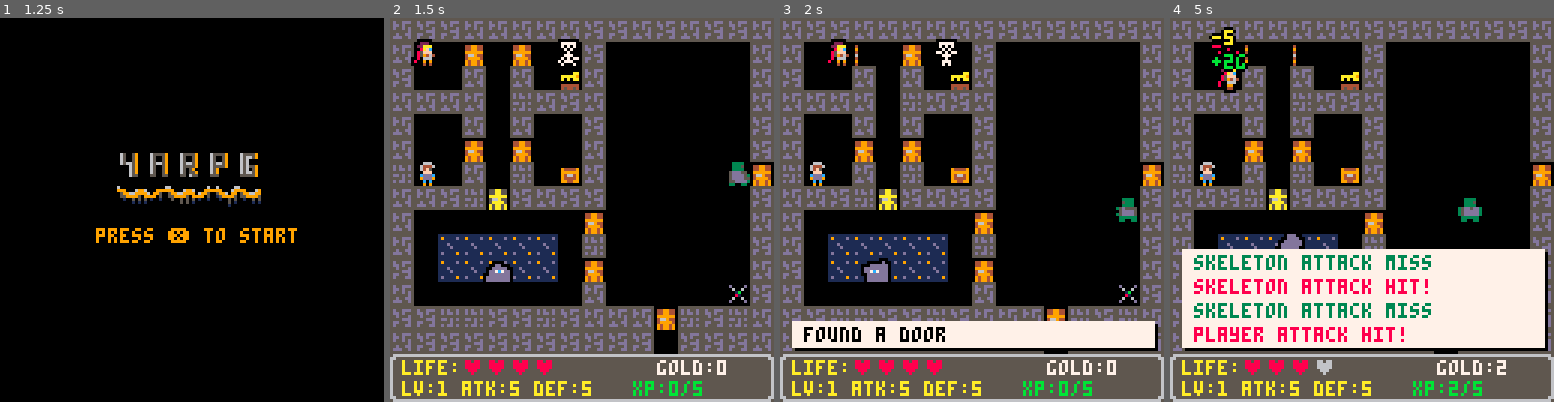
Above: before the commit, frames 1-4 (left to right).
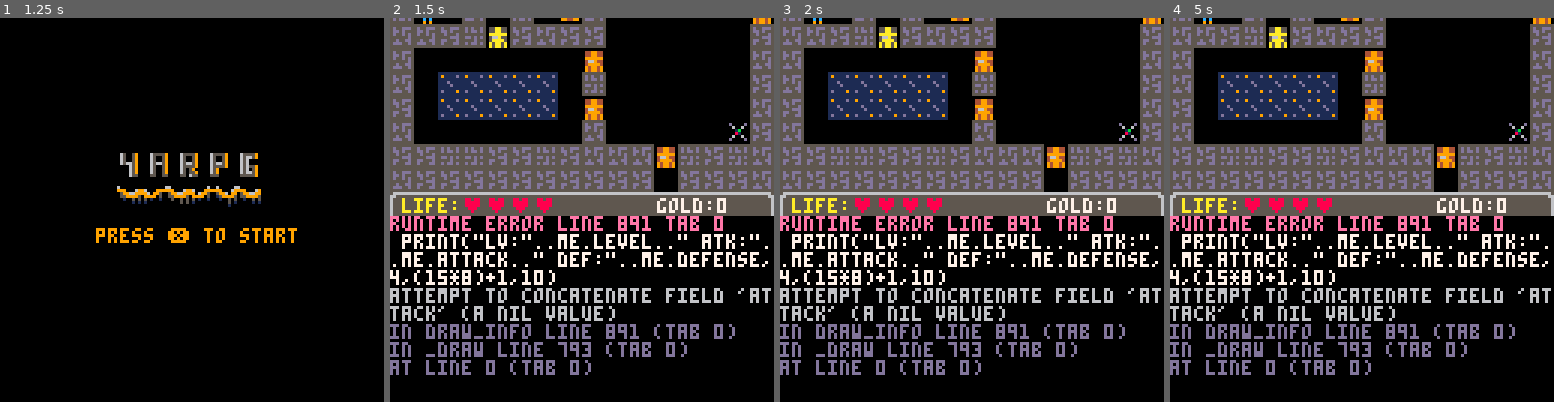
Above: after the commit, the same moments.

Repository: lauripaulo/pico8-games
Game: PICO-8 cartridge pico/yarpg/yarpg.p8
Same seed, same stepped clock (60 frames per second), same inputs: the game is played once before the commit and once after it.
Inputs:
- Up to frame 1 (1.25 s): tap X (X key) at 0.33, 1.07 s
- Up to frame 2 (1.5 s): no input
- Up to frame 3 (2 s): hold Right from 1.6 s (still down); tap X (X key) at 1.85 s
- Up to frame 4 (5 s): release Right at 2.1 s; hold Up 2.15-2.42 s; hold Right 2.47-3.03 s; tap X (X key) at 2.97, 4.08 s; hold Left 3.08-3.58 s; hold Down 3.63-3.97 s; hold Right 4.02-4.68 s; hold Up from 4.73 s (still down)

Frame 1 is identical in both runs. In frame 2, 65% of the frame differs, in the area x 0-100%, y 0-100%; in frame 3, 64%; in frame 4, 71%.
Error after the commit: runtime error line 891 tab 0; print("lv:"..me.level.." atk:"..me.attack.." def:"..me.defense,4,(15*8)+1,10); attempt to concatenate field 'attack' (a nil value)

Commit message:
Refactor game initialization: replace hardcoded values with constants for player stats and sprite definitions

Diff:
--- a/pico/yarpg/yarpg.p8
+++ b/pico/yarpg/yarpg.p8
@@ -37,9 +37,9 @@
 		sprmx=1,
 		sprmy=1,
 		tspr=0,
-		sprs={52,53,54,55}, -- sprites
+		sprs=spr_player,
 		cspr=1,	-- current sprite
-		vspr=.8, -- incr chg sprite
+		vspr=player_sprite_speed,
 		flipx=false,
 		moving=false,
 		pxmoved=0,
@@ -47,10 +47,10 @@
 		gold=0,
 		bpress=false,
 		level=1,
-		attack=5,
-		defense=5,
-		maxhp=4,
-		hp=4,
+		atack=player_init_atack,
+		defense=player_init_defense,
+		maxhp=player_init_maxhp,
+		hp=player_init_maxhp,
 		xp=0,
 		xpnext=5
 	}
@@ -79,9 +79,6 @@
 		{-1,0},{0, 1}
 	}
 
-	-- draw debug table
-	debug={}
-
 	-- events
 	msgs={}
 	hits={}
@@ -89,12 +86,58 @@
 	still={}
 
 	-- sprite animations
-	mspr={23,24,25,26}
-	dspr={11,12,13,14}
-	hspr={27,28,29,30}
+	mspr=spr_miss
+	dspr=spr_damage
+	hspr=spr_hit
 
 	printh("=-=-=-=-=-=-=")
 end
+-->8
+-- constants
+
+-- tile ids
+tile_door_closed=219
+tile_door_open=220
+tile_door_locked=224
+tile_door_unlocked=225
+tile_key=36
+tile_key_taken=37
+tile_chest=38
+tile_chest_open=39
+tile_npc=64
+
+-- map flags
+flag_wall=0
+flag_door=1
+flag_key=2
+flag_chest=3
+flag_npc=5
+
+-- sprite ids
+spr_player={52,53,54,55}
+spr_miss={23,24,25,26}
+spr_damage={11,12,13,14}
+spr_hit={27,28,29,30}
+spr_skeleton={196,197,198}
+spr_ooze={201,202,203}
+spr_zombie={204,205,206}
+
+-- sprite outline (for otspr)
+spr_outline_color=0
+
+-- sprite for dead bodies
+spr_miss_body=44
+spr_player_dead=43
+
+-- animation speeds
+player_sprite_speed=.8
+mob_sprite_speed=.2
+
+-- player initial stats
+player_init_atack=5
+player_init_defense=5
+player_init_maxhp=4
+
 -->8
 -- player
 
@@ -140,14 +183,14 @@
 --
 function eval_playermove()
 	local mobhit,mob=hit_mob(me)
-		if map_collide(me,0) then
-			if map_collide(me,1) then
+		if map_collide(me,flag_wall) then
+			if map_collide(me,flag_door) then
 				found_door(me.tomx,me.tomy)
-			elseif map_collide(me,2) then
+			elseif map_collide(me,flag_key) then
 				found_key(me.tomx,me.tomy)
-			elseif map_collide(me,3) then
+			elseif map_collide(me,flag_chest) then
 				found_chest(me.tomx,me.tomy)
-			elseif map_collide(me,5) then
+			elseif map_collide(me,flag_npc) then
 				found_npc(me.tomx,me.tomy)
 			else
 				sfx(0)
@@ -166,15 +209,15 @@
 
 function found_door(mlx,mly)
 	local door=mget(mlx,mly)
-	if door==219 then
+	if door==tile_door_closed then
 		addmsg("found a door",.5,0)
-		mset(mlx,mly,220)
+		mset(mlx,mly,tile_door_open)
 		sfx(1)
 	elseif me.keys>0 then
-		if door==224 then
+		if door==tile_door_locked then
 			addmsg("door open!",.5,0)
 			me.keys-=1
-			mset(mlx,mly,225)
+			mset(mlx,mly,tile_door_unlocked)
 		end
 		sfx(1)
 	else
@@ -187,8 +230,8 @@
 function found_key(mlx,mly)
 	addmsg("found key.",.5,0)
 	local key=mget(mlx,mly)
-	if key==36 then
-		mset(mlx,mly,37)
+	if key==tile_key then
+		mset(mlx,mly,tile_key_taken)
 		me.keys+=1
 		sfx(3)
 	else
@@ -199,8 +242,8 @@
 
 function found_chest(mlx,mly)
 	local chest=mget(mlx,mly)
-	if chest==38 then
-		mset(mlx,mly,39)
+	if chest==tile_chest then
+		mset(mlx,mly,tile_chest_open)
 		local gold=roll_gold()
 		me.gold+=gold
 		addmsg("found "..gold.." coins.",.5,11)
@@ -213,7 +256,7 @@
 
 function found_npc(mlx,mly)
 	local npc=mget(mlx,mly)
-	if npc==64 then
+	if npc==tile_npc then
 		addmsg("it's dangerous to go alone.",1,12)
 		sfx(4)
 	end
@@ -244,14 +287,8 @@
 end
 
 function map_collide(obj, flag)
-	-- moving to tile x,y ...
 	local x1,y1=obj.tomx,obj.tomy
-	--debug
-	--xy={x1=x1*8,y1=y1*8,x2=x1*8+7,y2=y1*8+7}
-	--add(debug,xy)
-
 	return fget(mget(x1,y1),flag)
-
 end
 
 function movesprs()
@@ -286,7 +323,6 @@
 	if ob.pxmoved==8 then
 		ob.moving=false
 		ob.pxmoved=0
-		debug={}
 		state.update_mobs=false
 		state.resolve_collisions=false
 		state.moveinmap=false
@@ -379,13 +415,13 @@
 	local atk=rollatk(obj)
 	local def=rolldef(target)
 	local result=atk-def
-	local colr,sprn=10,44
+	local colr,sprn=color_damage,spr_miss_body
 	if result>=0 then
 		if target==me then
-			colr=8
-			sprn=43
-		end
-		local dmg=max(1,obj.attack)
+			colr=color_player_hit
+			sprn=spr_player_dead
+		end
+		local dmg=max(1,obj.atack)
 		addflt(target,"-"..dmg,colr)
 		addmsg(obj.name.." attack hit!",t,8)
 		target.hp-=dmg
@@ -396,7 +432,7 @@
 			if target!=me then
 				local gold=target.level*d6(1)
 				me.gold+=gold
-				addflt(me,"+"..gold.."g",11)
+				addflt(me,"+"..gold.."g",color_heal)
 				gain_xp(target.level*2)
 			end
 		else
@@ -416,11 +452,11 @@
 		me.xp-=me.xpnext
 		me.xpnext=flr(me.xpnext*1.5)
 		me.level+=1
-		me.attack+=1
+		me.atack+=1
 		me.defense+=1
 		me.maxhp+=1
 		me.hp=me.maxhp
-		addmsg("level up! lv."..me.level,2,3)
+		addmsg("level up! lv."..me.level,2,color_level_up)
 		sfx(3)
 	end
 end
@@ -462,7 +498,7 @@
 			local k=nx..","..ny
 			if nx>0 and ny>0
 			and not visited[k]
-			and not fget(mget(nx,ny),0) then
+			and not fget(mget(nx,ny),flag_wall) then
 				visited[k]=true
 				local fs=cur.fs or {x=nx,y=ny}
 				if nx==tx and ny==ty then
@@ -568,7 +604,7 @@
 	for ds in all(directions) do
 		mob.tomx=ds[1]+mob.mapx
 		mob.tomy=ds[2]+mob.mapy
-		if not map_collide(mob,0) then
+		if not map_collide(mob,flag_wall) then
 			add(valid,ds)
 		end
 	end
@@ -600,31 +636,31 @@
 		chasing=false
 	}
 	if typ=="ooze" then
-		mob.sprs={201,202,203}
+		mob.sprs=spr_ooze
 		mob.cspr=1
-		mob.vspr=.2
+		mob.vspr=mob_sprite_speed
 		mob.name="green ooze"
 		mob.level=1
 		mob.hp=3
-		mob.attack=1
+		mob.atack=1
 		mob.defense=2
 	elseif typ=="zombie" then
-		mob.sprs={204,205,206}
+		mob.sprs=spr_zombie
 		mob.cspr=1
-		mob.vspr=.2
+		mob.vspr=mob_sprite_speed
 		mob.name="zombie"
 		mob.level=2
 		mob.hp=2
-		mob.attack=1
+		mob.atack=1
 		mob.defense=3
 	else
-		mob.sprs={196,197,198}
+		mob.sprs=spr_skeleton
 		mob.cspr=1
-		mob.vspr=.2
+		mob.vspr=mob_sprite_speed
 		mob.name="skeleton"
 		mob.level=1
 		mob.hp=1
-		mob.attack=1
+		mob.atack=1
 		mob.defense=2
 	end
 	return mob
@@ -756,7 +792,6 @@
 	draw_mobs()
 	draw_hits()
 	draw_flts()
-	--draw_debug()
 	camera()
 	draw_info()
 	draw_messages()
@@ -764,13 +799,13 @@
 
 function draw_hits()
 	for h in all(hits) do
-		otspr(h.sprs[h.cspr],0,h.ob.x,h.ob.y,1,1)
+		otspr(h.sprs[h.cspr],spr_outline_color,h.ob.x,h.ob.y,1,1)
 	end
 end
 
 function draw_still()
 	for h in all(still) do
-		otspr(h.sprn,0,h.x,h.y)
+		otspr(h.sprn,spr_outline_color,h.x,h.y)
 	end
 end
 
@@ -812,28 +847,6 @@
 -- print ("mappx:"..mappx.."/mappy:"..mappy)
 	camera(mappx,mappy,0,0,4,4,0)
 	mapdraw()
-end
-
---function draw_map()
--- local ctrx=(128/2)-4
--- local ctry=(128/2)-4
--- if me.x>ctrx and me.y<ctry then
---		camera(-64+me.x+4,0,0,0,4,4,0)
---	elseif me.x<ctrx and me.y>ctry then
---	 camera(0,-64+me.y+4,0,0,4,4,0)
---	elseif me.x>ctrx and me.y>ctry then
---	 camera(-64+me.x+4,0,-64+me.y+4,0,0,4,4,0)
---	else
---		camera()
--- end
---	mapdraw(0, 0, 0, 0, 16, 13)
---end
-
-function draw_debug()
-	-- debug boxes
-	for obj in all(debug) do
-		rect(obj.x1,obj.y1,obj.x2,obj.y2,8)
-	end
 end
 
 function draw_mobs()
